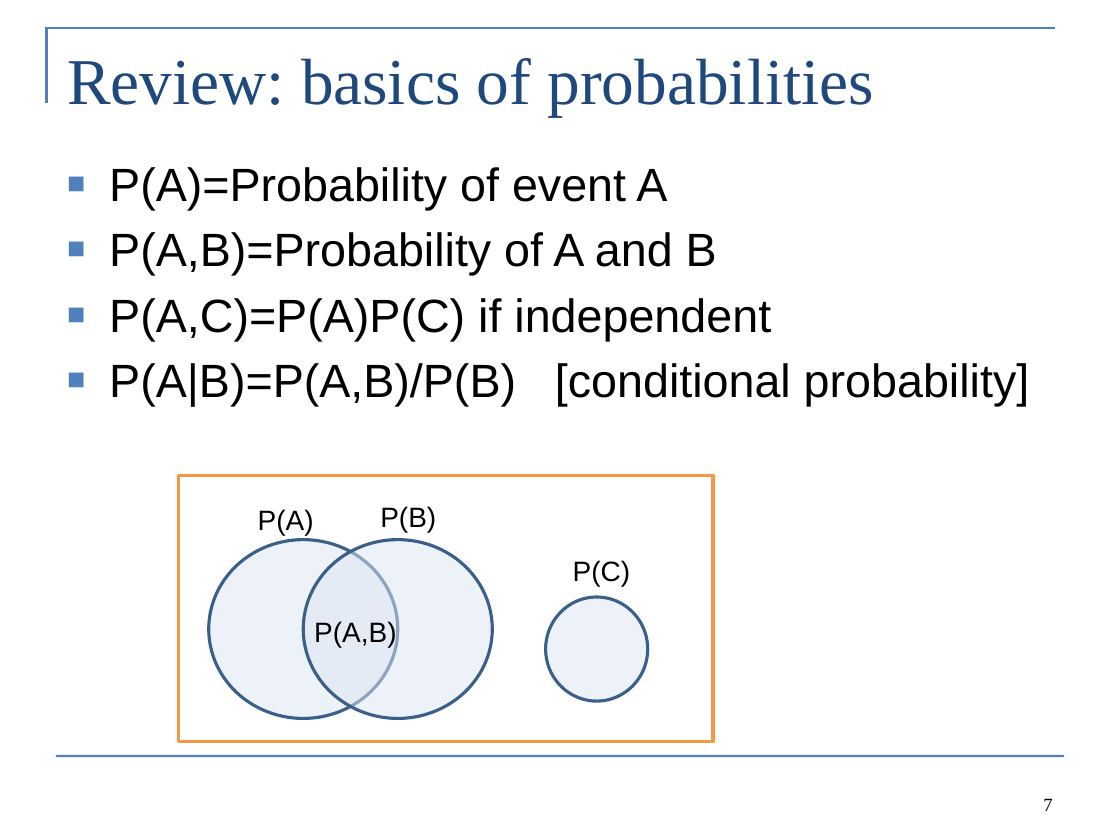
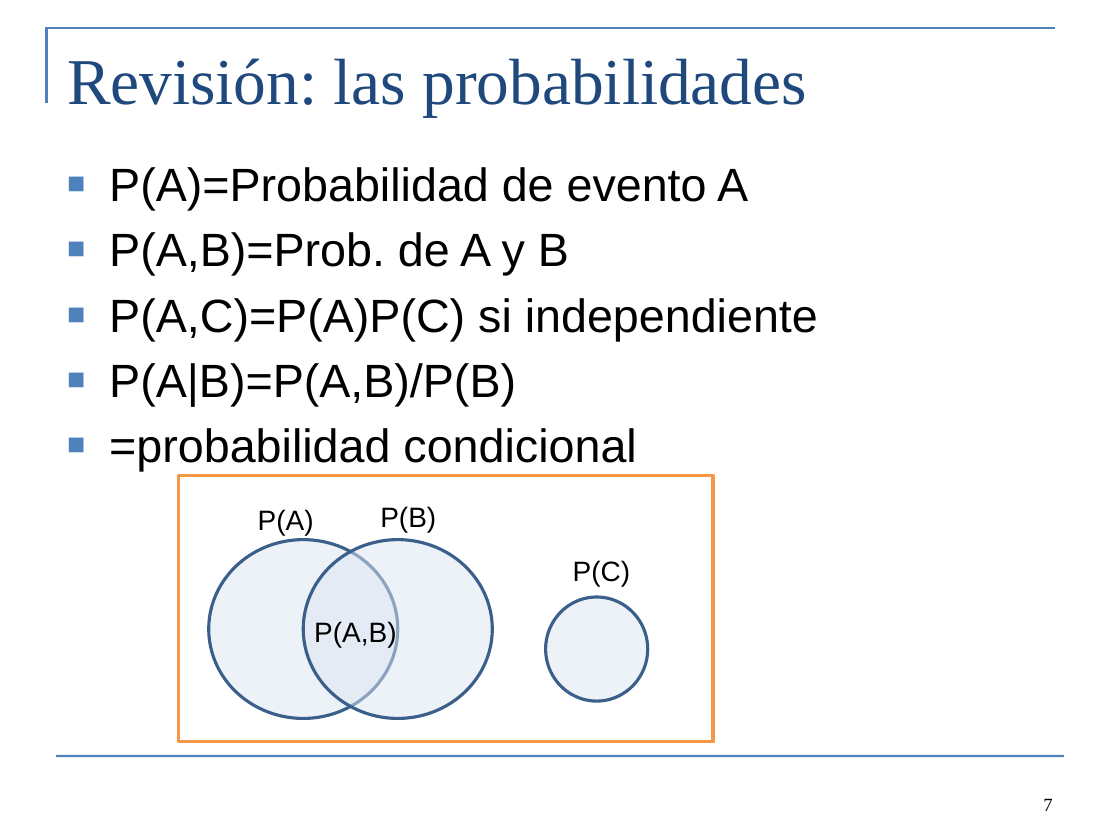
Before and after one commit to colemonnahan/bayes_workshop, a slide deck: slide 7 of dia1/lecture1_probability.pptx. Drawn at 1120x840 pixels with LibreOffice and Linux fonts; fonts in the diff are those of the drawing. Boxes give left, top, right and bottom in pixels: in the first picture for what was removed or moved away, otherwise in the second. Text is boxed around its words. In the diff, an @@ line names an element or a change of style, - is before the commit and + after.

```diff
--- a/dia1/lecture1_probability.pptx
+++ b/dia1/lecture1_probability.pptx
@@ title at [67, 58, 807, 117]: text changed @@
-Review: basics of probabilities
+Revisión: las probabilidades
@@ text at [109, 167, 818, 472]: text changed @@
-■ P(A)=Probability of event A
-■ P(A,B)=Probability of A and B
-■ P(A,C)=P(A)P(C) if independent
-■ P(A|B)=P(A,B)/P(B) [conditional probability]
+■ P(A)=Probabilidad de evento A
+■ P(A,B)=Prob. de A y B
+■ P(A,C)=P(A)P(C) si independiente
+■ P(A|B)=P(A,B)/P(B)
+■ =probabilidad condicional
```
Also in this commit, not shown: 5 other slides changed, 1 slide added, 1 slide removed, 4 other files.
